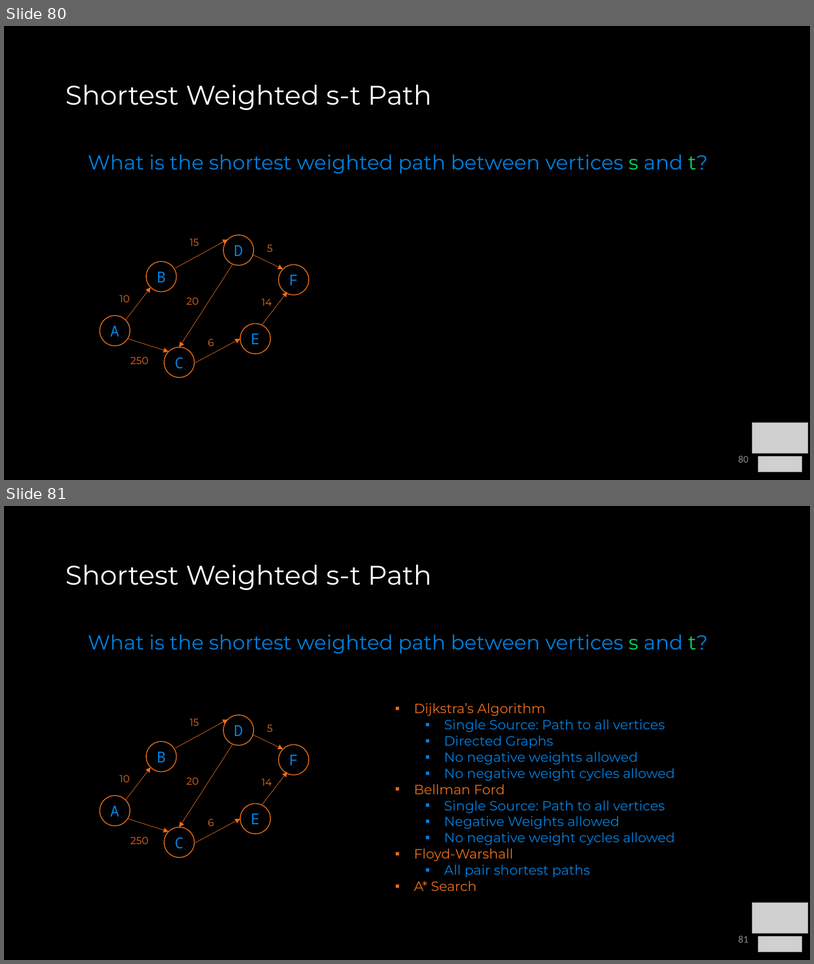
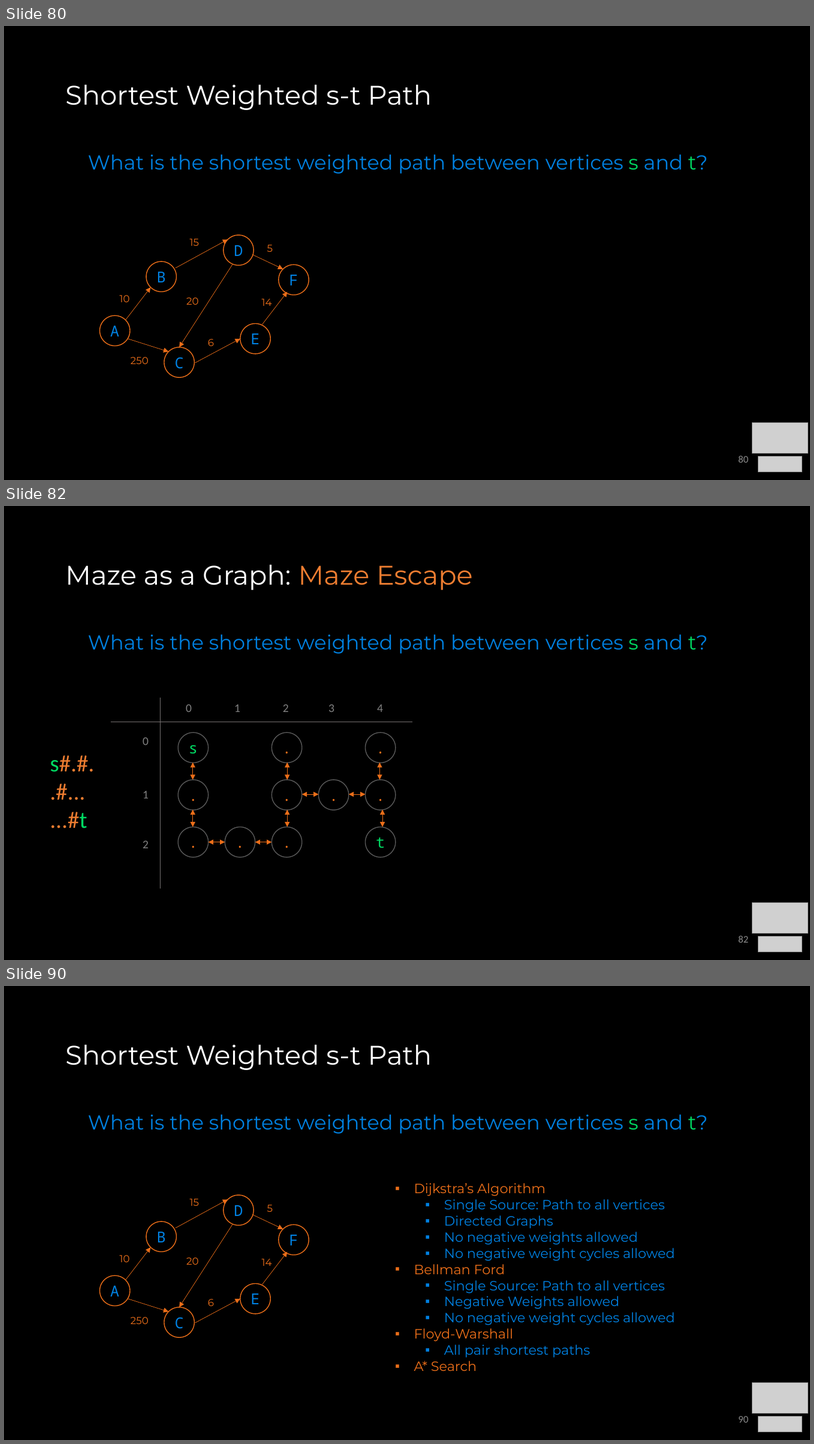
Before and after one commit to COP3530/Instructional-Content, a slide deck: Slides/Slides-PPT/8a - Graph Terminology and Implementation.pptx. Shown one above the other, each under a label of ours: slides 80 and 81 before the commit, slides 80, 82 and 90 after it; the slides between them are not shown. The pictures are 814x964 and 814x1444 pixels, drawn with LibreOffice and Linux fonts; fonts in the diff are those of the drawing; grey boxes stand for pictures. Boxes give left, top, right and bottom in pixels: in the first picture for what was removed or moved away, otherwise in the second. Text is boxed around its words. In the diff, an @@ line names an element or a change of style, - is before the commit and + after.

Commit message:
graph as a maze scaffold added

```diff
--- a/Slides/Slides-PPT/8a - Graph Terminology and Implementation.pptx
+++ b/Slides/Slides-PPT/8a - Graph Terminology and Implementation.pptx
@@ slide 82 added at <box>4,506,810,960</box>, background #000000 @@
@@ title added at <box>65,564,473,590</box>, 32 pt, text #FFFFFF @@
+Maze as a Graph: Maze Escape
@@ text added at <box>88,634,708,654</box>, 24 pt, text #0081E1 @@
+What is the shortest weighted path between vertices s and t?
@@ group added at <box>50,698,413,888</box>: 11 ellipses, 10 double arrows, 3 texts, 2 lines @@
+s#.#.
+.#...
+...#t
+s
+.
+.
+.
+.
+.
+.
+.
+.
+t
+.
+0
+1
+2
+0 1 2 3 4
@@ picture added at <box>753,902,809,933</box> @@
@@ page number added at <box>738,935,749,942</box>, 12 pt, text #8C8C8C @@
+82
@@ picture added at <box>758,936,803,952</box> @@
@@ what was slide 81 is now slide 90 @@
@@ page number at <box>738,1416,749,1422</box>: text changed @@
-81
+90
```
Also in this commit, not shown: 8 other slides added.
